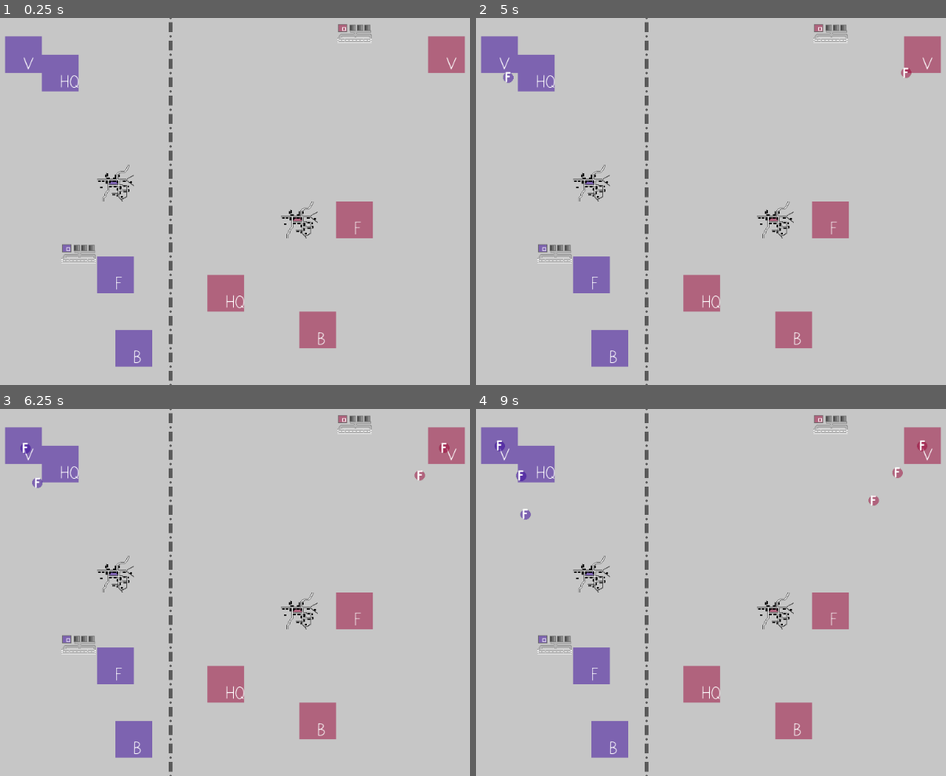
Above: before the commit, frames 1-4 (two rows, left to right).
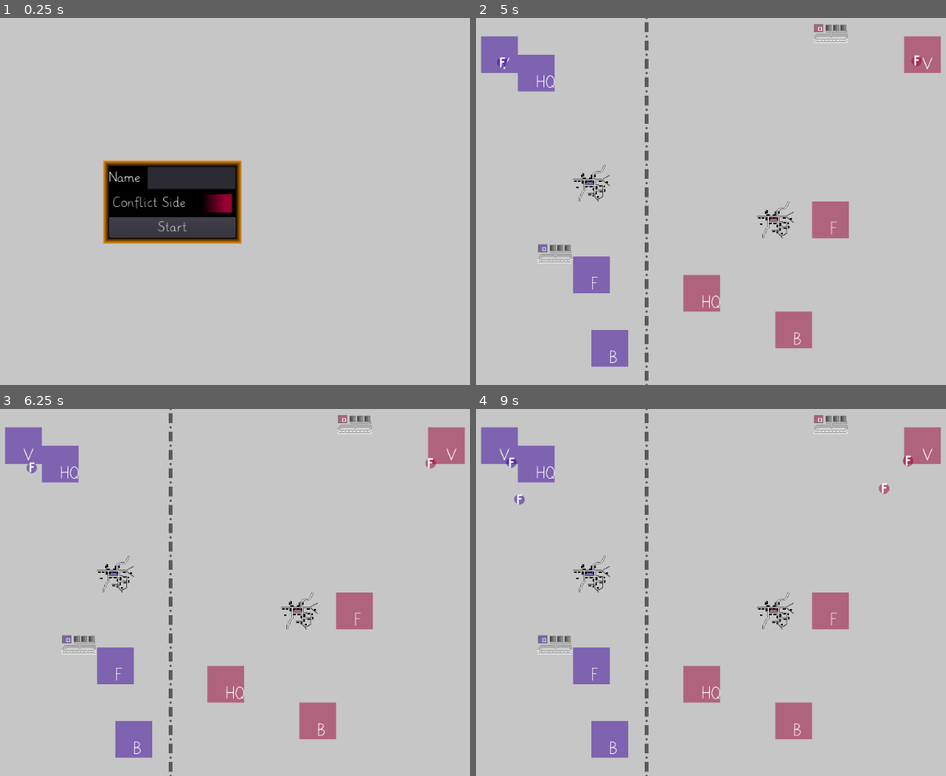
Above: after the commit, the same moments.

Repository: rojekabc/godot-rescue-from-sky
Game: Godot game, scene res://Scenes/GUIStart.tscn
The game is run twice, just before and just after one commit, with the same random seed, the same clock (stepped at 60 frames per second) and the same inputs. Before the commit the project starts from res://Scenes/World.tscn.
Inputs (mouse positions are in pixels of both pictures, inside the frame that each line leads up to):
- Up to frame 1 (0.25 s): no input
- Up to frame 2 (5 s): click (649, 201) at 0.5 s, where only the run after the commit has a clickable "Conflict Side"; click (649, 227) at 1.25 s, where only the run after the commit has a clickable "Start"; tap Enter at 2, 3.5 s; move the mouse to (786, 183) at 2.02 s; click (786, 183) at 2.17 s; tap Space at 2.75, 4.25 s; move the mouse to (523, 219) at 2.77 s; click (523, 219) at 2.92 s; move the mouse to (711, 120) at 3.52 s; click (711, 120) at 3.67 s; move the mouse to (617, 274) at 4.27 s; click (617, 274) at 4.42 s
- Up to frame 3 (6.25 s): move the mouse to (361, 647) at 5.02 s; click (361, 647) at 5.17 s; move the mouse to (outside the picture) at 5.77 s; click (outside the picture) at 5.92 s
- Up to frame 4 (9 s): move the mouse to (678, 592) at 6.52 s; click (678, 592) at 6.67 s; move the mouse to (555, 500) at 7.27 s; click (555, 500) at 7.42 s; move the mouse to (786, 574) at 8.02 s; click (786, 574) at 8.17 s; move the mouse to (523, 610) at 8.77 s; click (523, 610) at 8.92 s

The runs differ from the first frame. In frame 1, 14% of the frame differs, in the area x 1-99%, y 0-100%; in frame 2, 0.2%; in frame 3, 0.3%; in frame 4, 0.5%.

Commit message:
Issue #25. Select player side.
Create start GUI to select side and player name.
Create scene-change mechanism.
Use name of the player for selected side.
Don't allow to command enemy structure.
Create human player object to keep individual data.

Close #25.

Diff:
--- a/Objects/Game.gd
+++ b/Objects/Game.gd
@@ -25,6 +25,8 @@
 
 const BORDER_COLLISION_MASK = STRUCTURE_COLLISION_LAYER
 const ALL_COLLISION_MASK = STRUCTURE_COLLISION_LAYER | TRANSPORT_COLLISION_LAYER | BORDER_COLLISION_LAYER | ARMY_COLLISION_LAYER | SQUAD_COLLISION_LAYER
+
+enum SCENE {START, GAME}
 # Objects
 #warning-ignore:unused_class_variable
 var AirPlane = preload('res://Objects/AirPlane.gd')
@@ -38,6 +40,8 @@
 var Consumer = preload('res://Interfaces/Consumer.gd')
 #warning-ignore:unused_class_variable
 var Producer = load('res://Interfaces/Producer.gd')
+
+var humanPlayer : HumanPlayer = load('res://Objects/HumanPlayer.gd').new() as HumanPlayer
 
 const TEST_CONFIGURATION = {
 		verbose = true,
@@ -126,6 +130,13 @@
 func getTween() -> Tween:
 	return get_tree().get_root().get_node('World/Tween') as Tween
 
+func changeScene(scene : int) -> void:
+	match scene:
+		SCENE.START:
+			get_tree().change_scene('res://Scenes/GUIStart,tscn')
+		SCENE.GAME:
+			get_tree().change_scene('res://Scenes/World.tscn')
+
 func _ready():
 	structureDefinitions[STRUCTURE.CITY] = {
 		name = 'City',
--- a/Objects/GameWorld.gd
+++ b/Objects/GameWorld.gd
@@ -48,7 +48,8 @@
 		return
 	else:
 		var structure : Structure = _find_element_at(globalPosition, Game.STRUCTURE_COLLISION_LAYER)
-		if structure: structure.pressed(self)
+		if structure && structure.ownerIdx == Game.humanPlayer.playerIdx:
+			structure.pressed(self)
 
 func log_information(globalPosition : Vector2) -> void:
 	var elements : Array = find_elements_at(globalPosition)
--- /dev/null
+++ b/Objects/HumanPlayer.gd
@@ -0,0 +1,4 @@
+class_name HumanPlayer
+
+var playerIdx : int
+var playerName : String
--- /dev/null
+++ b/Scenes/GUIStart.tscn
@@ -0,0 +1,81 @@
+[gd_scene load_steps=6 format=2]
+
+[ext_resource path="res://Resources/PanelStyle.tres" type="StyleBox" id=1]
+[ext_resource path="res://Resources/LabelFont.tres" type="DynamicFont" id=2]
+[ext_resource path="res://Resources/RedSide.png" type="Texture" id=3]
+[ext_resource path="res://Resources/BlueSide.png" type="Texture" id=4]
+
+[sub_resource type="GDScript" id=1]
+script/source = "extends Control
+
+func _ready():
+	$PanelContainer/VBoxContainer/Start.connect('pressed', self, \"start_pressed\")
+
+func start_pressed():
+	Game.humanPlayer.playerName = $PanelContainer/VBoxContainer/PlayerName/LineEdit.text
+	if $PanelContainer/VBoxContainer/Side.pressed:
+		Game.humanPlayer.playerIdx = 0
+	else:
+		Game.humanPlayer.playerIdx = 1
+	var playerDefinition = Game.playerDefinitions[Game.humanPlayer.playerIdx]
+	playerDefinition.name = Game.humanPlayer.playerName
+	Game.changeScene(Game.SCENE.GAME)"
+
+[node name="GUIStart" type="Control"]
+anchor_right = 1.0
+anchor_bottom = 1.0
+margin_left = 0.902527
+margin_top = 0.902512
+margin_right = 0.902588
+margin_bottom = 0.902527
+script = SubResource( 1 )
+
+[node name="PanelContainer" type="PanelContainer" parent="."]
+anchor_left = 0.5
+anchor_top = 0.5
+anchor_right = 0.5
+anchor_bottom = 0.5
+margin_left = -113.0
+margin_top = -68.0
+margin_right = 113.0
+margin_bottom = 68.0
+custom_styles/panel = ExtResource( 1 )
+
+[node name="VBoxContainer" type="VBoxContainer" parent="PanelContainer"]
+margin_left = 10.0
+margin_top = 10.0
+margin_right = 216.0
+margin_bottom = 126.0
+
+[node name="PlayerName" type="HSplitContainer" parent="PanelContainer/VBoxContainer"]
+margin_right = 206.0
+margin_bottom = 37.0
+
+[node name="Label" type="Label" parent="PanelContainer/VBoxContainer/PlayerName"]
+margin_top = 5.0
+margin_right = 50.0
+margin_bottom = 32.0
+custom_fonts/font = ExtResource( 2 )
+text = "Name"
+
+[node name="LineEdit" type="LineEdit" parent="PanelContainer/VBoxContainer/PlayerName"]
+margin_left = 62.0
+margin_right = 206.0
+margin_bottom = 37.0
+custom_fonts/font = ExtResource( 2 )
+
+[node name="Side" type="CheckButton" parent="PanelContainer/VBoxContainer"]
+margin_top = 41.0
+margin_right = 206.0
+margin_bottom = 79.0
+custom_icons/off = ExtResource( 3 )
+custom_icons/on = ExtResource( 4 )
+custom_fonts/font = ExtResource( 2 )
+text = "Conflict Side "
+
+[node name="Start" type="Button" parent="PanelContainer/VBoxContainer"]
+margin_top = 83.0
+margin_right = 206.0
+margin_bottom = 116.0
+custom_fonts/font = ExtResource( 2 )
+text = "Start"
--- a/project.godot
+++ b/project.godot
@@ -39,6 +39,11 @@
 "language": "GDScript",
 "path": "res://Objects/GameWorld.gd"
 }, {
+"base": "Reference",
+"class": "HumanPlayer",
+"language": "GDScript",
+"path": "res://Objects/HumanPlayer.gd"
+}, {
 "base": "Node",
 "class": "OwnerMap",
 "language": "GDScript",
@@ -61,6 +66,7 @@
 "Consumer": "",
 "Destructable": "",
 "GameWorld": "",
+"HumanPlayer": "",
 "OwnerMap": "",
 "ResourceDistribution": "",
 "Structure": ""
@@ -69,7 +75,7 @@
 [application]
 
 config/name="Rescue From Sky"
-run/main_scene="res://Scenes/World.tscn"
+run/main_scene="res://Scenes/GUIStart.tscn"
 config/icon="res://icon.png"
 
 [autoload]
Binary file added: Resources/BlueSide.png
Binary file added: Resources/RedSide.png
